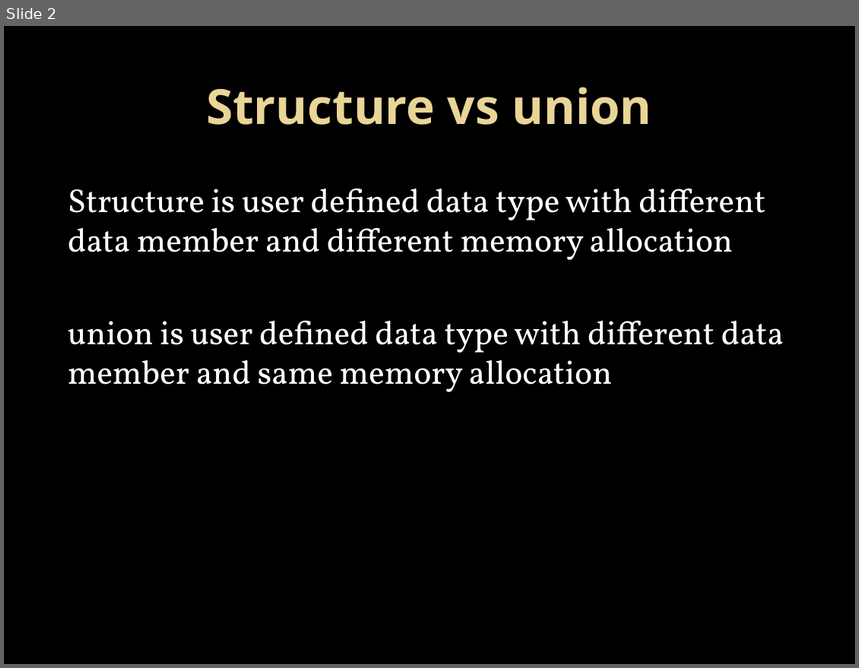
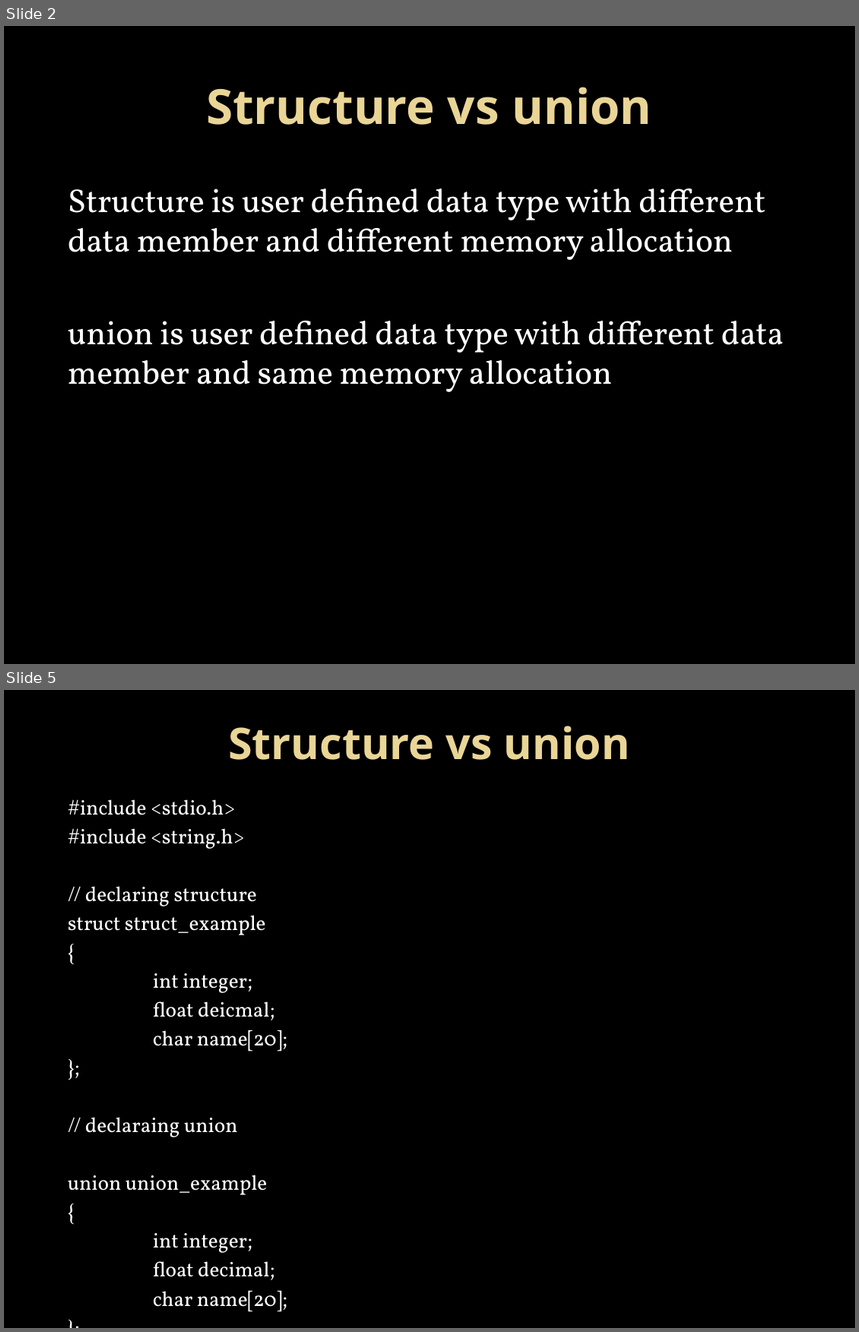
Before and after one commit to Mahesh-7/C_Programs, a slide deck: PPT/structure.pptx. Shown one above the other, each under a label of ours: slide 2 before the commit, slides 2 and 5 after it; the slides between them are not shown. The pictures are 859x668 and 859x1332 pixels, drawn with LibreOffice and Linux fonts; fonts in the diff are those of the drawing; background and template pictures are left out. Boxes give left, top, right and bottom in pixels: in the first picture for what was removed or moved away, otherwise in the second. Text is boxed around its words. In the diff, an @@ line names an element or a change of style, - is before the commit and + after.

```diff
--- a/PPT/structure.pptx
+++ b/PPT/structure.pptx
@@ slide 5 added at (x1=4, y1=690, x2=855, y2=1328), background picture (left out) @@
@@ title added at (x1=228, y1=726, x2=630, y2=760), 36.9 pt, text gradient #EAD696 to #E7D081, bold @@
+Structure vs union
@@ text added at (x1=68, y1=799, x2=287, y2=1281), 17.5 pt, text #FFFFFF @@
+#include <stdio.h>
+#include <string.h>
+// declaring structure
+struct struct_example
+{
+int integer;
+float deicmal;
+char name[20];
+};
+// declaraing union
+union union_example
+{
+int integer;
+float decimal;
+char name[20];
+};
```
Also in this commit, not shown: 13 other slides added, 1 slide removed.
